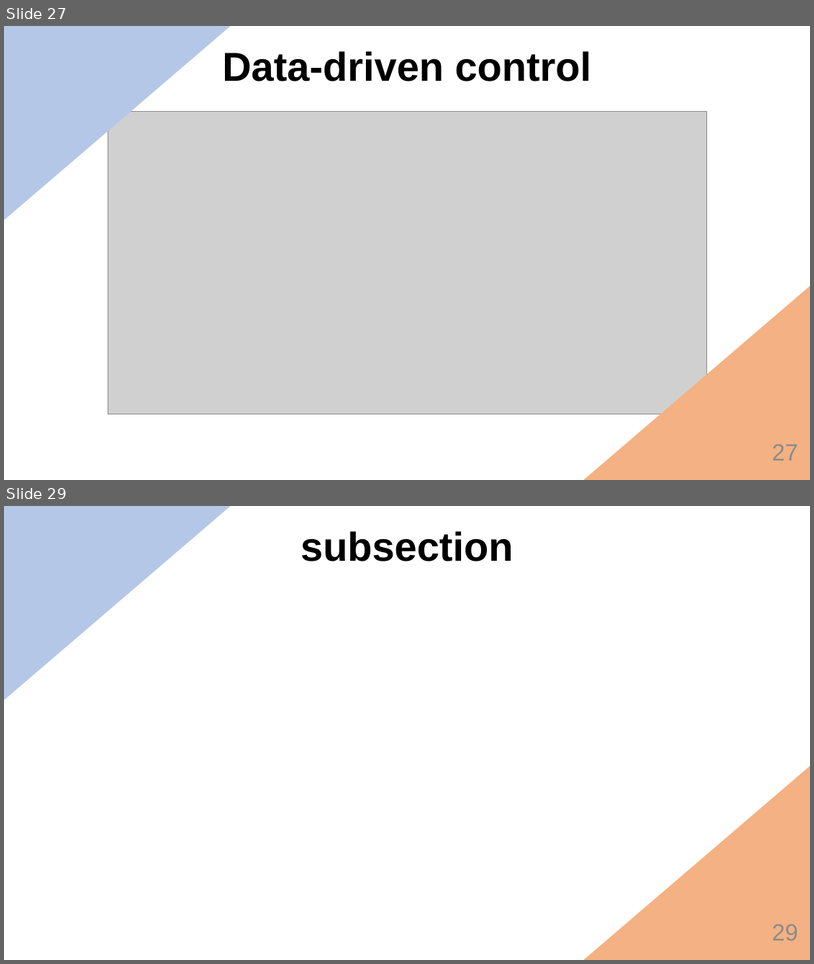
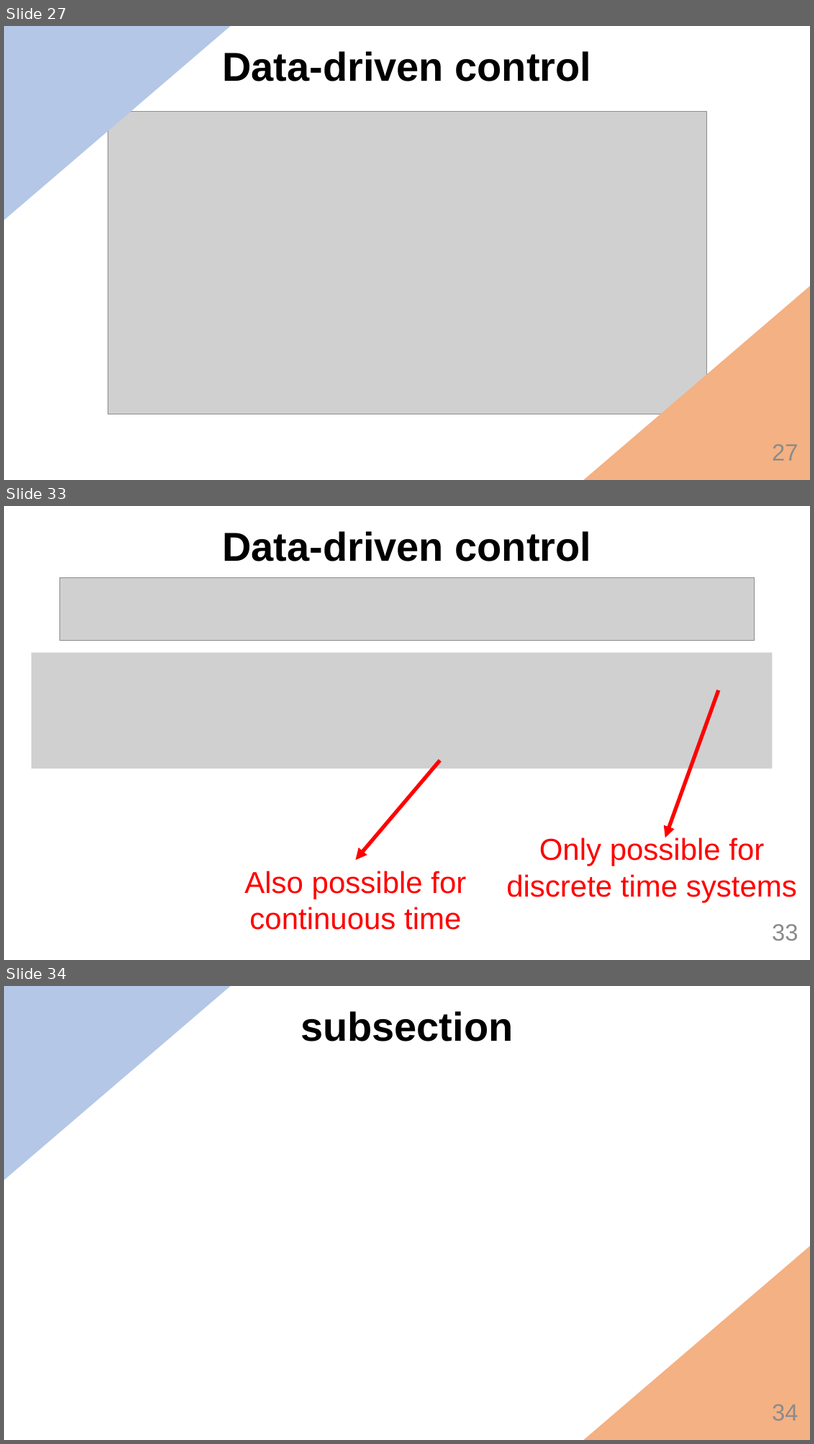
Before and after one commit to MarcBerneman/Master-thesis, a slide deck: Presentation/Thesis.pptx. Shown one above the other, each under a label of ours: slides 27 and 29 before the commit, slides 27, 33 and 34 after it; the slides between them are not shown. The pictures are 814x964 and 814x1444 pixels, drawn with LibreOffice and Linux fonts; fonts in the diff are those of the drawing; grey boxes stand for pictures; background and template pictures are left out. Boxes give left, top, right and bottom in pixels: in the first picture for what was removed or moved away, otherwise in the second. Text is boxed around its words. In the diff, an @@ line names an element or a change of style, - is before the commit and + after.

```diff
--- a/Presentation/Thesis.pptx
+++ b/Presentation/Thesis.pptx
@@ slide 33 added at (x1=4, y1=506, x2=810, y2=960), background #FFFFFF @@
@@ text added at (x1=222, y1=531, x2=592, y2=561), 48 pt, text #000000, bold @@
+Data-driven control
@@ picture added at (x1=59, y1=577, x2=754, y2=640) @@
@@ picture added at (x1=31, y1=652, x2=772, y2=769) @@
@@ arrow added from (719, 690) to (666, 837), #FF0000 4.5 pt @@
@@ arrow added from (440, 760) to (356, 860), #FF0000 4.5 pt @@
@@ text added at (x1=507, y1=836, x2=797, y2=902), 36 pt, text #FF0000 @@
+Only possible for discrete time systems
@@ text added at (x1=244, y1=870, x2=466, y2=929), 36 pt, text #FF0000 @@
+Also possible for continuous time
@@ page number added at (x1=772, y1=924, x2=798, y2=940), 28 pt, text #8C8C8C @@
+33
@@ what was slide 29 is now slide 34 @@
@@ page number at (x1=772, y1=1404, x2=798, y2=1420): text changed @@
-29
+34
```
Also in this commit, not shown: 1 slide changed, 4 other slides added, 13 other files.
